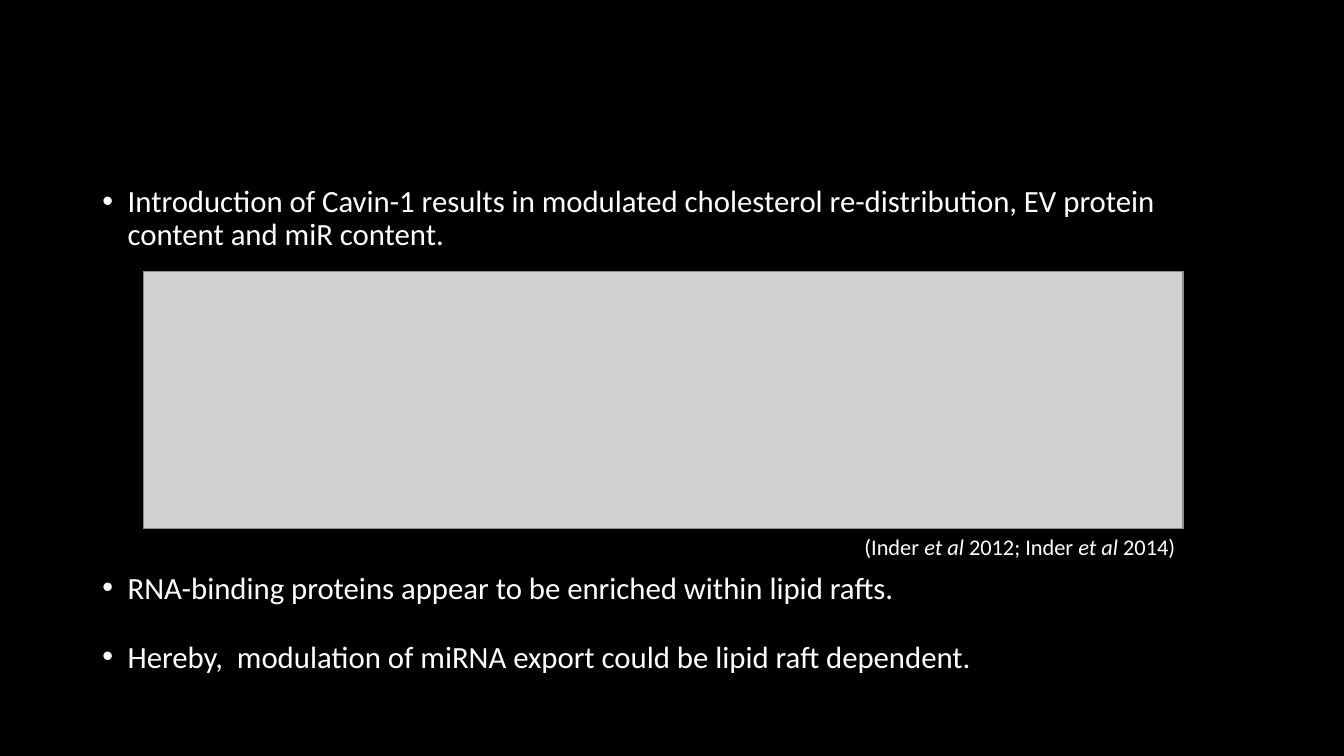
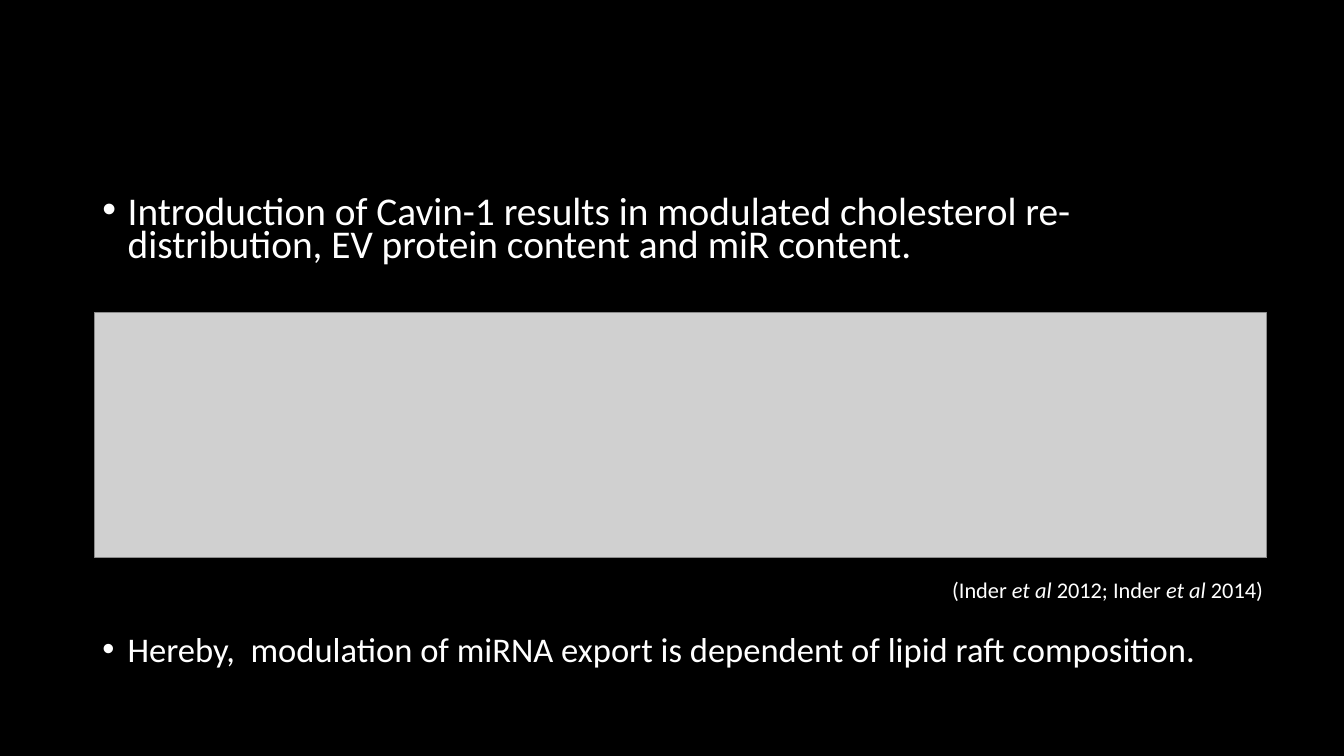
Before and after one commit to HarleyRobinson/Honours2, a slide deck: slide 7 of BackgroundInfo/Selective export of microRNA via extracellular vesicles (2).pptx. Drawn at 1344x756 pixels with LibreOffice and Linux fonts; fonts in the diff are those of the drawing; grey boxes stand for pictures; background and template pictures are left out. Boxes give left, top, right and bottom in pixels: in the first picture for what was removed or moved away, otherwise in the second. Text is boxed around its words. In the diff, an @@ line names an element or a change of style, - is before the commit and + after.

```diff
--- a/BackgroundInfo/Selective export of microRNA via extracellular vesicles (2).pptx
+++ b/BackgroundInfo/Selective export of microRNA via extracellular vesicles (2).pptx
@@ text "Introduction of Cavin-1 results in ...": place and size @@
-text "Introduction of Cavin-1 results in ..." at (128, 190, 1154, 673)
+text "Introduction of Cavin-1 results in ..." at (128, 197, 1194, 668)
@@ text at (128, 197, 1070, 265): size 22 to 28.1 pt in "Introduction of Cavin-1 results in modulated cholesterol ..."; line spacing 0.9 to 0.7 @@
@@ picture: place and size @@
-picture at (143, 272, 1183, 528)
+picture at (95, 313, 1267, 558)
@@ text "(Inder et al 2012; Inder ...": place and size @@
-text "(Inder et al 2012; Inder ..." at (864, 539, 1175, 558)
+text "(Inder et al 2012; Inder ..." at (952, 582, 1263, 601)
@@ text at (128, 638, 1194, 668): text changed; size 22 to 24.6 pt @@
-• RNA-binding proteins appear to be enriched within lipid rafts.
-• Hereby, modulation of miRNA export could be lipid raft dependent.
+• Hereby, modulation of miRNA export is dependent of lipid raft composition.
```
Also in this commit, not shown: 12 other slides changed, 3 other files.
